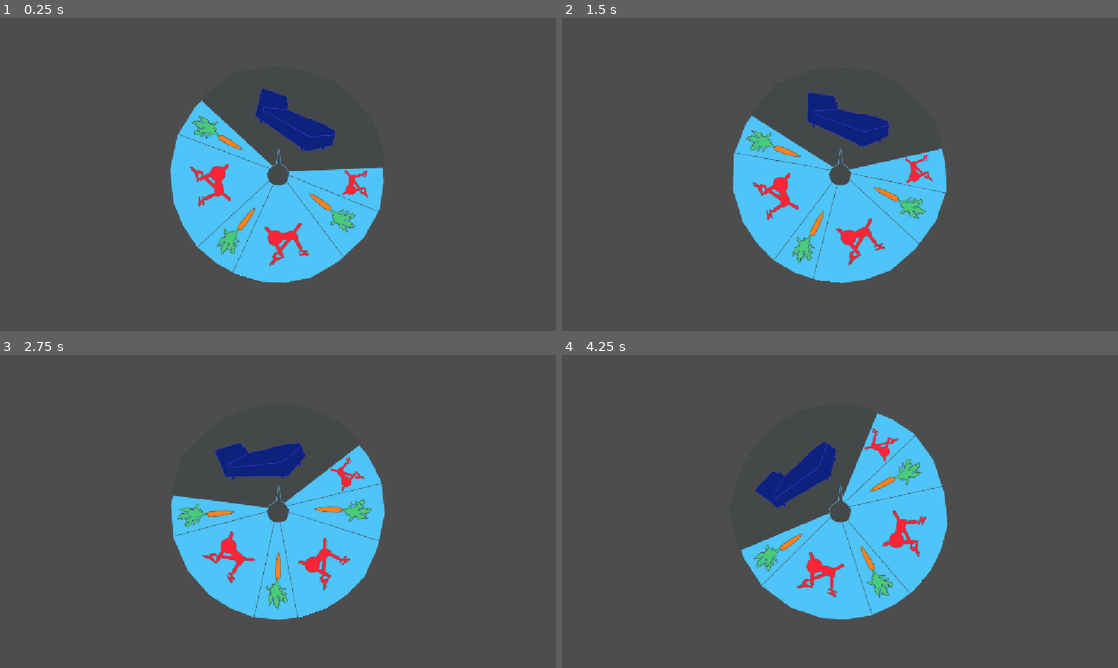
Above: before the commit, frames 1-4 (two rows, left to right).
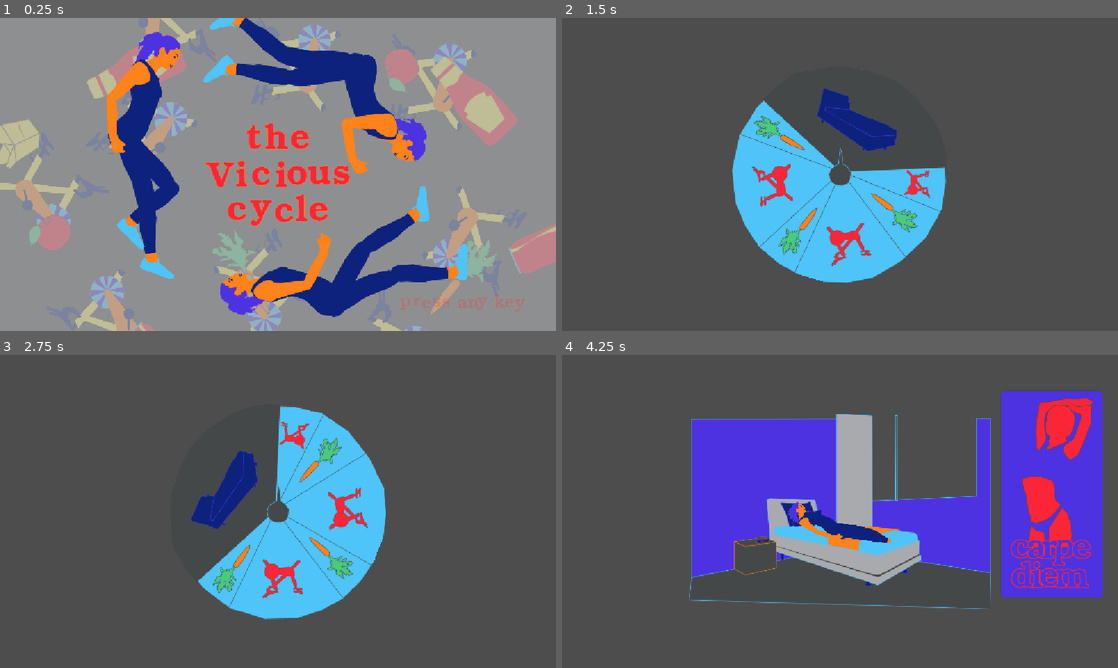
Above: after the commit, the same moments.

Repository: local-minimum/The-Vicious-Cycle
Game: Godot game, scene res://levels/title/title.tscn
The game is run twice, just before and just after one commit, with the same random seed, the same clock (stepped at 60 frames per second) and the same inputs. Before the commit the project starts from res://levels/passage_of_time/passage_of_time.tscn.
Inputs (mouse positions are in pixels of both pictures, inside the frame that each line leads up to):
- Up to frame 1 (0.25 s): no input
- Up to frame 2 (1.5 s): tap Enter at 0.5 s; move the mouse to (962, 158) at 0.52 s; hold D (pedal_right) 0.53-1.28 s; tap Ctrl at 0.6 s; click (962, 158) at 0.67 s; tap Space at 0.77 s; move the mouse to (728, 190) at 1.27 s; hold S from 1.28 s (still down); tap Q at 1.35 s
- Up to frame 3 (2.75 s): tap Space at 1.52 s; move the mouse to (333, 442) at 2.02 s; release S at 2.03 s; hold D (pedal_right) from 2.03 s (still down); tap Delete at 2.1 s
- Up to frame 4 (4.25 s): move the mouse to (812, 574) at 2.77 s; release D (pedal_right) at 2.78 s; hold W 2.78-3.53 s; tap E at 2.85 s; click (812, 574) at 2.92 s; tap Space at 3.02, 3.77 s; move the mouse to (1006, 558) at 3.52 s; hold A (pedal_left) from 3.53 s (still down); tap Enter at 3.6 s

The runs differ from the first frame. In frame 1, 100% of the frame differs, in the area x 0-100%, y 0-100%; in frame 2, 5.6%; in frame 3, 9.8%; in frame 4, 39%.

Commit message:
Fix fridge bugged preview

Diff:
--- a/levels/eating/food_group.gd
+++ b/levels/eating/food_group.gd
@@ -27,7 +27,6 @@
 
     if click_to_eat:
         _handle_eat()
-        __SignalBus.on_inspect_food.emit(food, pieces.size(), _handle_eat)
     elif _focus_food == self:
         _clicked_focus = true
     else:
--- a/levels/passage_of_time/time_wheel.tscn
+++ b/levels/passage_of_time/time_wheel.tscn
@@ -15,7 +15,7 @@
 _night_line = NodePath("Wheel/NightLine")
 _night_exercise = NodePath("Wheel/NightExercise")
 _checkpoint_time_angles = Array[float]([111.0, 86.0, 51.0, -12.0, -32.5, -39.0, -103.0, -121.0, -125.0, -171.0])
-_angle_rotation_duration = 0.05
+_angle_rotation_duration = 0.01
 
 [node name="Wheel" type="Sprite2D" parent="." unique_id=1054595854]
 rotation = 1.9477874
--- a/project.godot
+++ b/project.godot
@@ -11,7 +11,7 @@
 [application]
 
 config/name="The Vicious Cycle"
-run/main_scene="uid://cuph6c5ycw0lk"
+run/main_scene="uid://c6vrg2y11klvg"
 config/features=PackedStringArray("4.7", "Forward Plus")
 config/icon="res://icon.svg"
 
--- a/ui/eating_option_panel.gd
+++ b/ui/eating_option_panel.gd
@@ -14,6 +14,10 @@
         push_error("Could not connect start eating")
     if __SignalBus.on_inspect_food.connect(_handle_inspect_food) != OK:
         push_error("Failed to connect inspect food")
+    if __SignalBus.on_refuse_food.connect(_handle_refuse_food) != OK:
+        push_error("Failed to connect refuse food")
+    if __SignalBus.on_eat.connect(_handle_eat) != OK:
+        push_error("Failed to connect eat")
     if __SignalBus.on_stop_inspect_food.connect(_handle_stop_inpsect_food) != OK:
         push_error("Failed to connect stop inspect food")
     if eat_btn.pressed.connect(_btn_callback) != OK:
@@ -22,18 +26,35 @@
 func _ready() -> void:
     visible = false
 
+func _handle_eat(food: Food2D) -> void:
+    if food != _food:
+        return
+    _servings = maxi(0, _servings - 1)
+    if _servings > 0:
+        count.text = "%s servings left" % [_servings]
+    else:
+        visible = false
+
+func _handle_refuse_food(__food: Food2D, _reason: _SignalBus.RefuseFood) -> void:
+    #print_debug("Hide refuse food")
+    visible = false
+
 func _handle_stop_inpsect_food() -> void:
+    #print_debug("Hide inspect food")
     visible = false
 
 func _handle_start_eating() -> void:
+    #print_debug("Show start eating")
     visible = true
 
 var _food: Food2D
 var _eat_callback: Callable = _no_callback
+var _servings: int
 
 func _handle_inspect_food(food: Food2D, servings: int, on_eat: Callable) -> void:
     _food = food
     _eat_callback = on_eat
+    _servings = servings
     title.text = food.name
     count.text = "%s servings left" % [servings]
     icon.texture = food.icon
@@ -41,6 +62,8 @@
     eat_btn.disabled = servings < 1
     _set_happiness_icon(food.happiness)
     _set_calories_icon(food.calories)
+    #print_stack()
+    #print_debug("Show inpsect ", food)
     visible = true
 
 func _set_happiness_icon(happiness: float) -> void:
@@ -66,4 +89,5 @@
 
 func _btn_callback() -> void:
     _eat_callback.call()
+    print_debug("Hide button callback")
     visible = false
